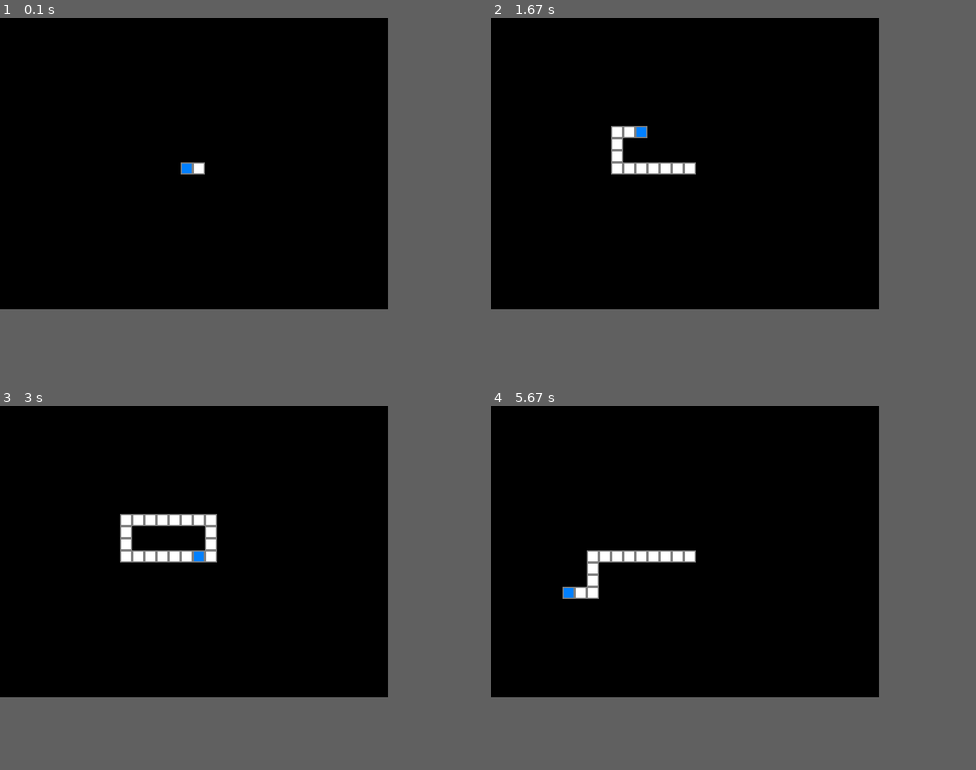
Above: before the commit, frames 1-4 (two rows, left to right).
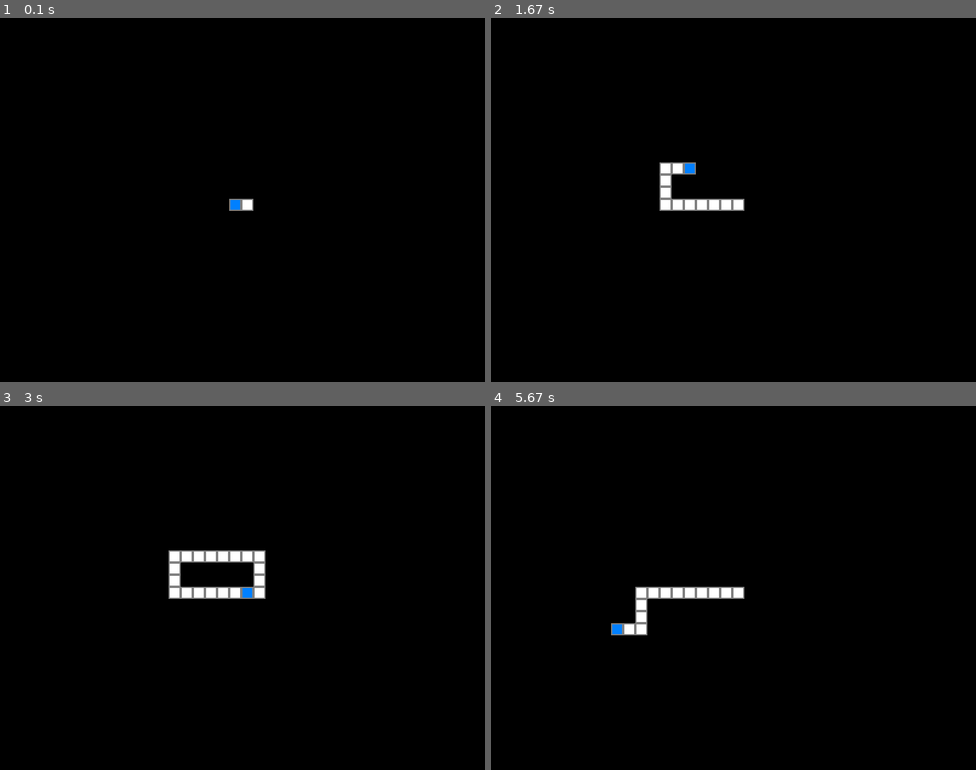
Above: after the commit, the same moments.

Repository: rdeorajh/pyGames
Game: pygame game, started from snakeGame.py
The game is run twice, just before and just after one commit, with the same random seed, the same clock (stepped at 60 frames per second) and the same inputs.
Inputs:
- Up to frame 1 (0.1 s): no input
- Up to frame 2 (1.67 s): hold Up 0.83-1.3 s; hold Right from 1.33 s (still down)
- Up to frame 3 (3 s): release Right at 1.8 s; hold Down 2.4-2.8 s; hold Left from 2.83 s (still down)
- Up to frame 4 (5.67 s): release Left at 3.23 s; hold Up 3.27-3.67 s; tap Space at 3.7 s; hold Down 4.9-5.3 s; hold Left from 5.33 s (still down)
In our replay, the window is 640x480 before the commit and 800x600 after it. These sizes can differ from the game's own. Grey fills any space a smaller window leaves; there, only what the larger window draws over its background counts as a difference.

The runs differ from the first frame. In frame 1, 0.3% of the frame differs, in the area x 37-53%, y 39-53%; in frame 2, 1.6%; in frame 3, 2.7%, in the area x 24-55%, y 29-53%; in frame 4, 2.3%.

Commit message:
Cleaned up unneccessary code in main. Also fixed a bug with collision.

Diff:
--- a/snakeGame.py
+++ b/snakeGame.py
@@ -1,5 +1,6 @@
 import pygame
 from snakeObj import *
+from random import *
 pygame.init()
 clock = pygame.time.Clock()
 run = True
@@ -10,34 +11,23 @@
         self.screenHeight = screenHeight
         self.win = pygame.display.set_mode((screenWidth,screenHeight))
         pygame.display.set_caption("Snaaaake")
-
     def drawWindow(self):
         self.win.fill((0,0,0))
 
 def collision(snakeWinObj,snakeObj):
     collide = False
-
     xHead = snakeObj.X[0]
     yHead = snakeObj.Y[0]
-
     #Collision with itself
-    for i in range(2, snakeObj.tailSize):
+    for i in range(1, snakeObj.tailSize):
         if xHead == snakeObj.X[i] and yHead == snakeObj.Y[i]:
             print("Collision!!!!!!")
             collide = True
-
     return collide
 
 
 
-snakeWin = windowObject(640,480)
-snakeWin.drawWindow()
-snake1 = snake(640/2,480/2,20)
-snake1.updateSnakeSize(20)
-snake1.left = True #Get rid of this later
-snake1.draw(snakeWin)
-
-snakeWin = windowObject(640,480)
+snakeWin = windowObject(800,600)
 snakeWin.drawWindow()
 delayTime = 150
 crash = False
@@ -46,17 +36,19 @@
     clock.tick(60)
 
     #On Startup
-    snake1 = snake(640/2,480/2,20)
+    snake1 = snake(800/2,600/2,20)
     snake1.updateSnakeSize(20)
     snake1.left = True #Get rid of this later
     snake1.draw(snakeWin)
 
+
+    #Main Game Loop
     while not crash:
         for event in pygame.event.get():
             if event.type == pygame.QUIT:
                 run = False
-
-
+                crash = False
+                break
 
         keys = pygame.key.get_pressed()
         snake1.updateHeadPos(keys,snakeWin)
@@ -65,6 +57,7 @@
         snakeWin.drawWindow()
         snake1.draw(snakeWin)
         pygame.display.update()
+
 
         crash = collision(snakeWin,snake1)
 
